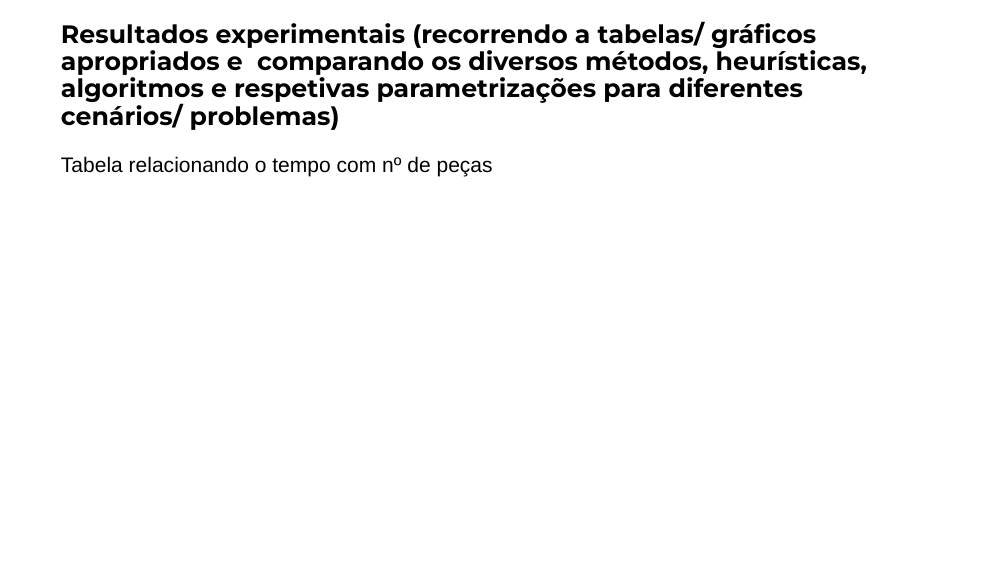
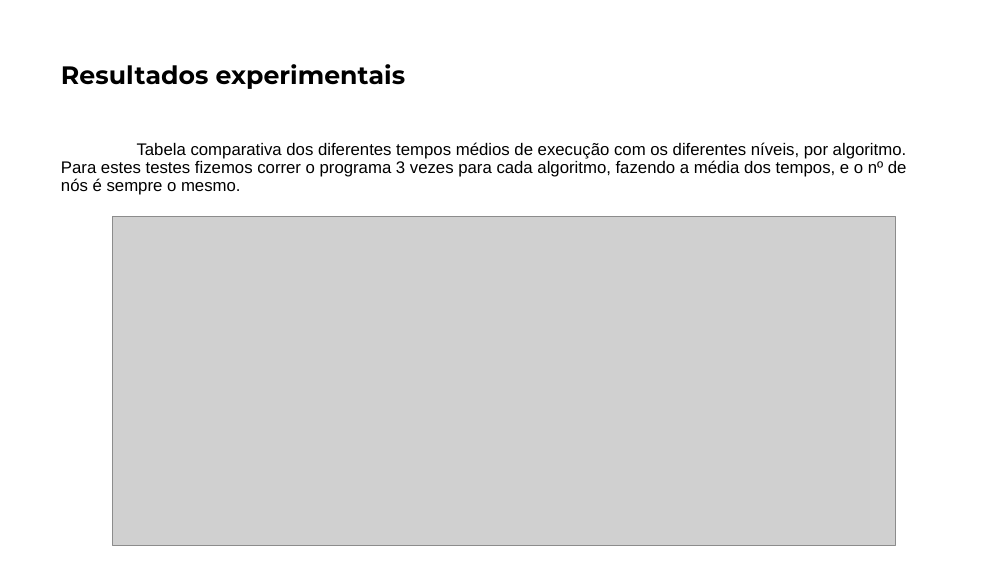
Before and after one commit to matheusPereiraG/IART, a slide deck: slide 7 of FEUP.pptx. Drawn at 1008x567 pixels with LibreOffice and Linux fonts; fonts in the diff are those of the drawing; grey boxes stand for pictures. Boxes give left, top, right and bottom in pixels: in the first picture for what was removed or moved away, otherwise in the second. Text is boxed around its words. In the diff, an @@ line names an element or a change of style, - is before the commit and + after.

Commit message:
added comparative table

```diff
--- a/FEUP.pptx
+++ b/FEUP.pptx
@@ text at (x1=61, y1=64, x2=405, y2=89): text changed @@
-Resultados experimentais (recorrendo a tabelas/ gráficos apropriados e comparando os diversos métodos, heurísticas, algoritmos e respetivas parametrizações para diferentes cenários/ problemas)
+Resultados experimentais
@@ text at (x1=61, y1=142, x2=907, y2=195): text changed; size 20 to 16 pt @@
-Tabela relacionando o tempo com nº de peças
+Tabela comparativa dos diferentes tempos médios de execução com os diferentes níveis, por algoritmo. Para estes testes fizemos correr o programa 3 vezes para cada algoritmo, fazendo a média dos tempos, e o nº de nós é sempre o mesmo.
@@ picture added at (x1=113, y1=216, x2=896, y2=545) @@
```
